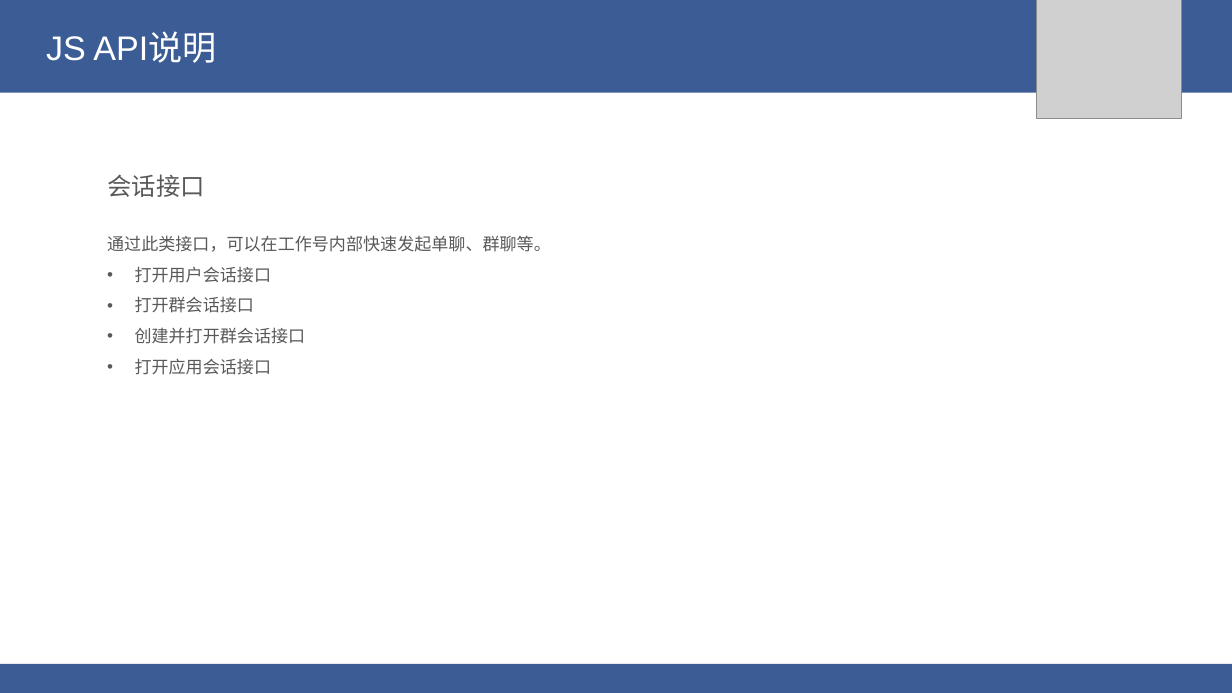
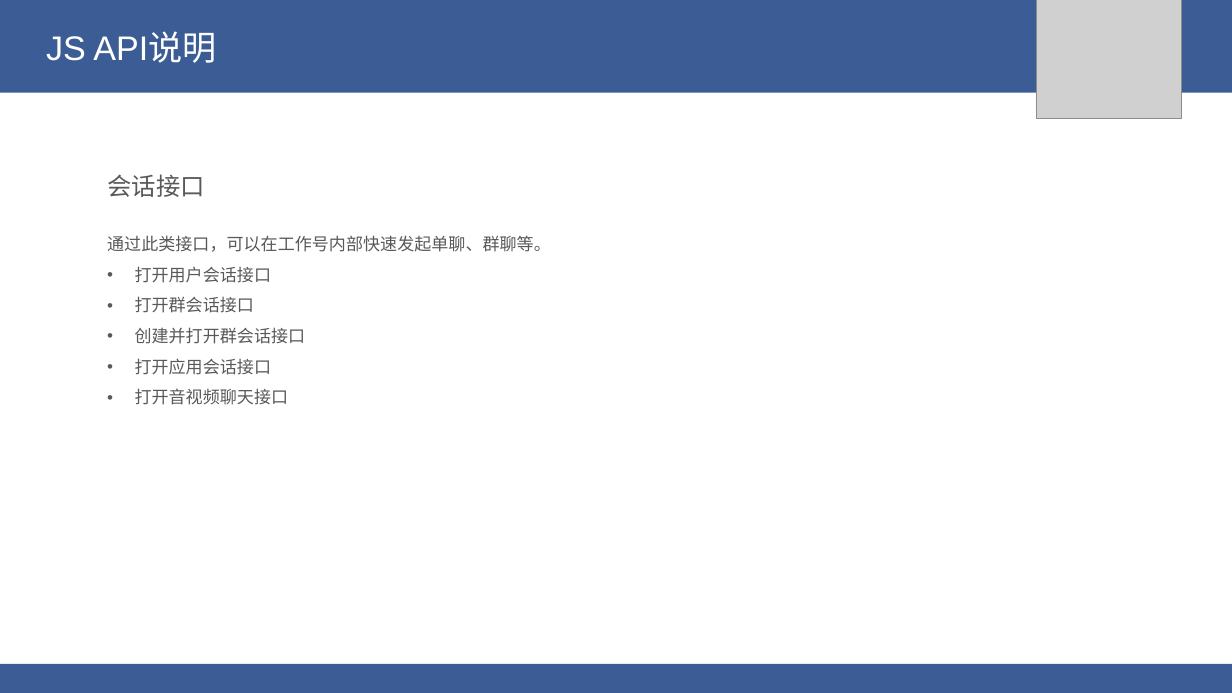
Before and after one commit to johncaozh/SunrunExt, a slide deck: slide 11 of docs/js api/尚云企业应用平台JS API相关说明.pptx. Drawn at 1232x693 pixels with LibreOffice and Linux fonts; fonts in the diff are those of the drawing; grey boxes stand for pictures. Boxes give left, top, right and bottom in pixels: in the first picture for what was removed or moved away, otherwise in the second. Text is boxed around its words. In the diff, an @@ line names an element or a change of style, - is before the commit and + after.

```diff
--- a/docs/js api/尚云企业应用平台JS API相关说明.pptx
+++ b/docs/js api/尚云企业应用平台JS API相关说明.pptx
@@ text at (x1=135, y1=388, x2=289, y2=405): paragraph added @@
+• 打开音视频聊天接口
```
Also in this commit, not shown: 1 other slide changed, 1 other file.
